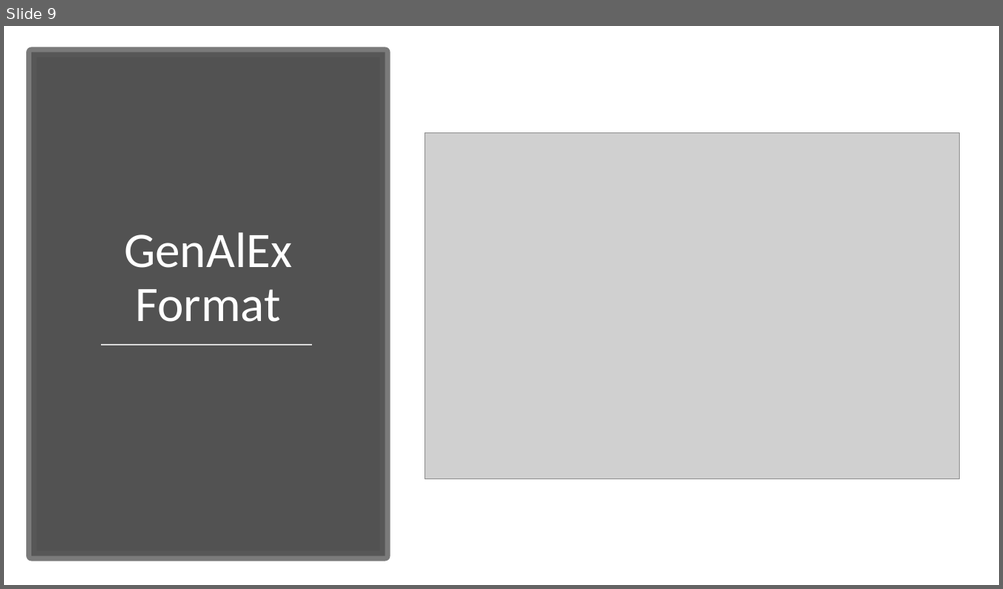
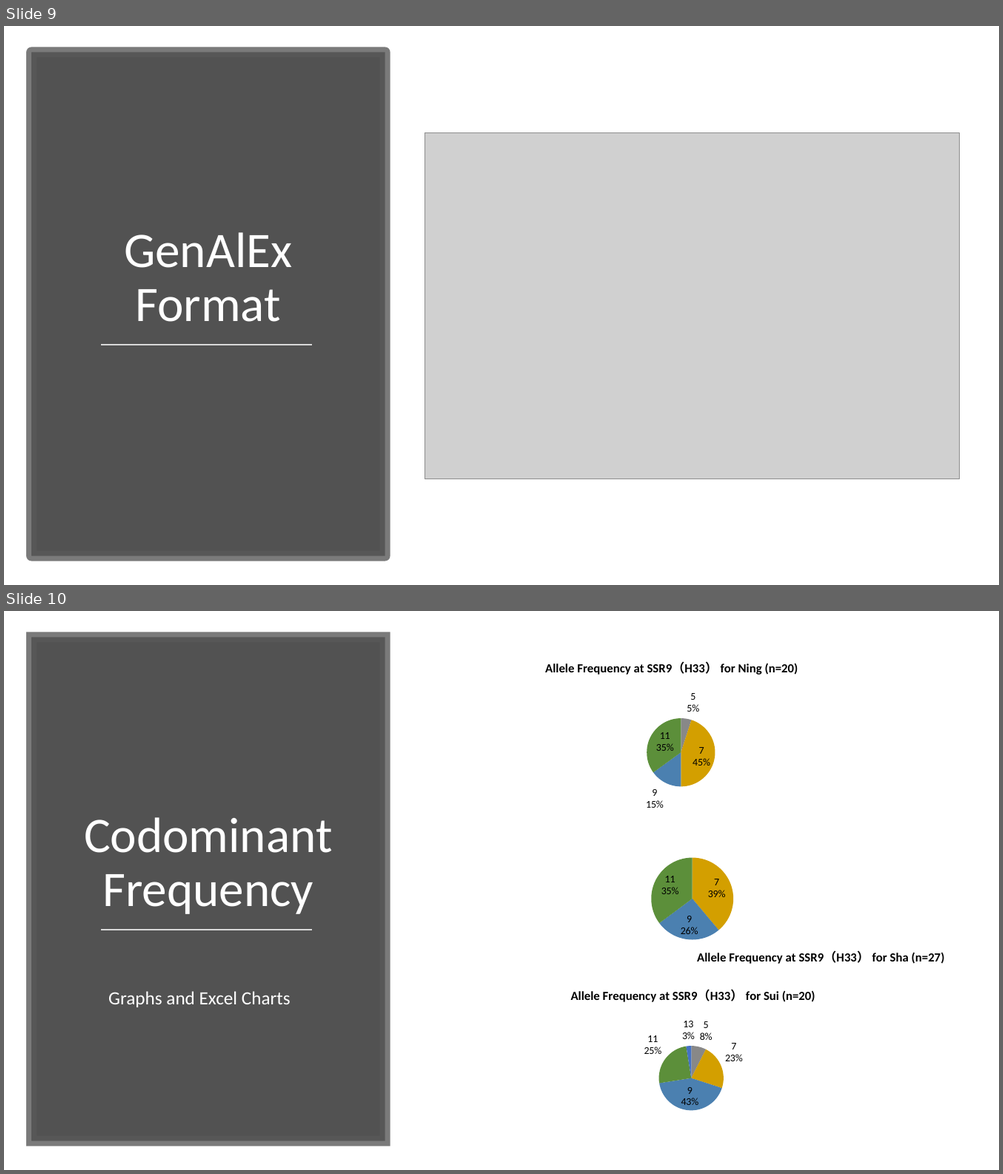
Before and after one commit to ashleyp1/BCB546X_Final_Project, a slide deck: PowerPoint Presentation for Final.pptx. Shown one above the other, each under a label of ours: slide 9 before the commit, slides 9 and 10 after it. The pictures are 1003x589 and 1003x1174 pixels, drawn with LibreOffice and Linux fonts; fonts in the diff are those of the drawing; grey boxes stand for pictures. Boxes give left, top, right and bottom in pixels: in the first picture for what was removed or moved away, otherwise in the second. Text is boxed around its words. In the diff, an @@ line names an element or a change of style, - is before the commit and + after.

Commit message:
Update PowerPoint Presentation for Final.pptx
new slide

```diff
--- a/PowerPoint Presentation for Final.pptx
+++ b/PowerPoint Presentation for Final.pptx
@@ slide 10 added at <box>4,611,999,1170</box>, background #FFFFFF @@
@@ rectangle added at <box>31,637,385,1142</box>, fill #404040 at 90% opacity, outline #595959 10 pt @@
@@ pie chart added at <box>413,647,930,821</box> @@
+title "Allele Frequency at SSR9（H33） for Ning (n=20)"
+categories: 1, 3, 5, 7, 9, 11, 13, 15, 17, 21, 41, 47, 51
+Series 1: 0, 0, 5, 45, 15, 35, 0, 0, 0, 0, 0, 0, 0
@@ pie chart added at <box>434,803,951,977</box> @@
+title "Allele Frequency at SSR9（H33） for Sha (n=27)"
+categories: 1, 3, 5, 7, 9, 11, 13, 15, 17, 21, 41, 47, 51
+Series 1: 0, 0, 0, 39, 26, 35, 0, 0, 0, 0, 0, 0, 0
@@ text added at <box>84,817,332,914</box>, 48 pt, text #FFFFFF @@
+Codominant Frequency
@@ line added from (101, 931) to (312, 931), #D9D9D9 1.75 pt @@
@@ pie chart added at <box>434,975,951,1149</box> @@
+title "Allele Frequency at SSR9（H33） for Sui (n=20)"
+categories: 1, 3, 5, 7, 9, 11, 13, 15, 17, 21, 41, 47, 51
+Series 1: 0, 0, 8, 22, 42, 25, 2, 0, 0, 0, 0, 0, 0
@@ text added at <box>108,991,290,1008</box>, 18 pt, text #FFFFFF @@
+Graphs and Excel Charts
```
